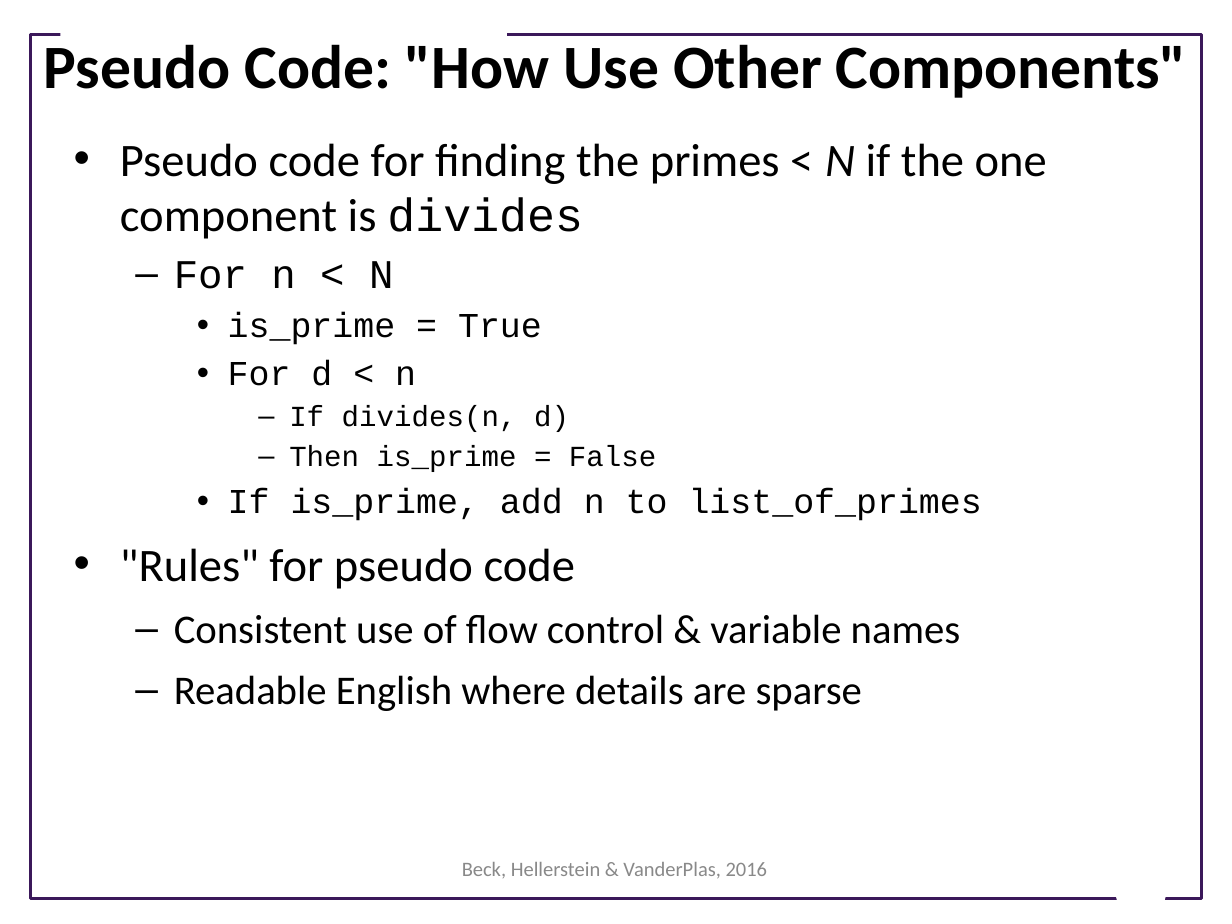
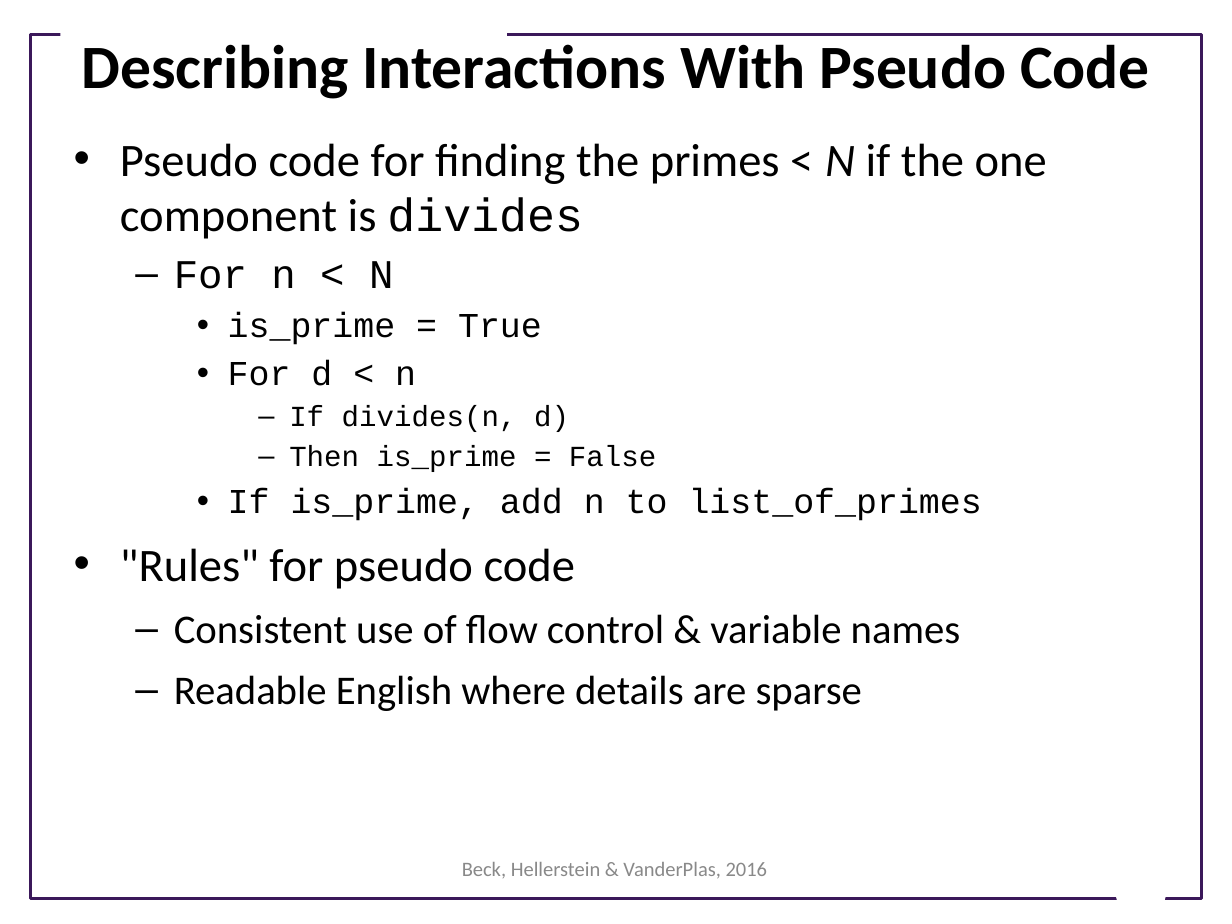
Before and after one commit to UWSEDS/LectureNotes, a slide deck: slide 18 of Software-Design.ppt. Drawn at 1232x924 pixels with LibreOffice and Linux fonts; fonts in the diff are those of the drawing; background and template pictures are left out. Boxes give left, top, right and bottom in pixels: in the first picture for what was removed or moved away, otherwise in the second. Text is boxed around its words. In the diff, an @@ line names an element or a change of style, - is before the commit and + after.

```diff
--- a/Software-Design.ppt
+++ b/Software-Design.ppt
@@ title at [81,44,1150,99]: text changed @@
-Pseudo Code: "How Use Other Components"
+Describing Interactions With Pseudo Code
```
Also in this commit, not shown: 1 other slide changed, 2 other files.
